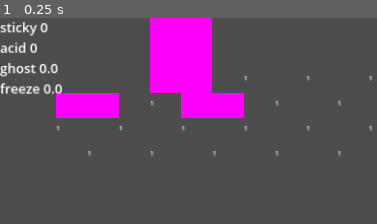
Above: before the commit, frame 1.
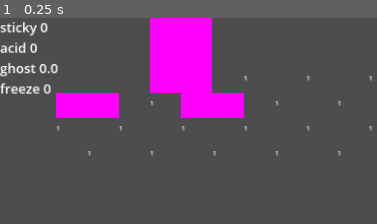
Above: after the commit, the same moment.

Repository: O-39889/brickout
Game: Godot game, scene res://scenes/level.tscn
Two runs of this game, one before a commit and one after it. Both use one fixed random seed, a clock stepped at 60 frames per second and the inputs below.
Inputs:
- Up to frame 1 (0.25 s): no input
The pictures show only the part of the screen within x 0-50%, y 0-50%; the shares and areas given below are measured in that part.

The runs differ from the first frame. In frame 1, less than 0.1% of the frame differs, in the area x 13-17%, y 32-37%.

Commit message:
Add freeze stuff?

Diff:
--- a/scenes/level.tscn
+++ b/scenes/level.tscn
@@ -200,5 +200,10 @@
 process_callback = 0
 one_shot = true
 
+[node name="FrozenTimer" type="Timer" parent="Timers"]
+process_callback = 0
+one_shot = true
+
 [connection signal="timeout" from="Timers/StickyTimer" to="." method="_on_sticky_timer_timeout"]
 [connection signal="timeout" from="Timers/AcidTimer" to="." method="_on_acid_timer_timeout"]
+[connection signal="timeout" from="Timers/FrozenTimer" to="." method="_on_frozen_timer_timeout"]
--- a/scripts/Level.gd
+++ b/scripts/Level.gd
@@ -10,6 +10,7 @@
 const STICKY_TIME: float = 15.0;
 const STICKY_TIME_MAX: float = 35.003;
 const ACID_TIME : float = 20.0;
+const FROZEN_TIME : float = 7.0;
 
 
 var mouse_captured := false;
@@ -20,6 +21,7 @@
 @onready var paddle : Paddle = find_child("Paddle");
 @onready var timer_sticky : Timer = find_child("StickyTimer");
 @onready var timer_acid : Timer = find_child("AcidTimer");
+@onready var timer_frozen : Timer = find_child('FrozenTimer');
 
 @onready var ball_packed = preload("res://scenes/Ball.tscn");
 @onready var powerup_packed = preload("res://scenes/Powerup.tscn");
@@ -215,6 +217,9 @@
 			balls_arr.erase(safe_ball);
 			for b in balls_arr:
 				murder_ball(b);
+		'paddle_freeze':
+			paddle.frozen = true;
+			start_or_extend_timer(timer_frozen, FROZEN_TIME);
 
 
 func _on_barrier_hit(b: Barrier):
@@ -245,6 +250,7 @@
 func _process(delta):
 	$GUI/VBoxContainer/DebugTimerSticky.text = 'sticky ' + String.num(timer_sticky.time_left, 2);
 	$GUI/VBoxContainer/DebugTimerAcid.text = 'acid ' + String.num(timer_acid.time_left, 2);
+	$GUI/VBoxContainer/DebugTimerFreeze.text = 'freeze ' + String.num(timer_frozen.time_left, 2);
 
 
 func _input(event):
@@ -269,7 +275,7 @@
 	if event.is_action_pressed('debug_4'):
 		add_powerup.call('triple_ball', 'good');
 	if event.is_action_pressed('debug_5'):
-		add_powerup.call('acid_ball', 'good');
+		add_powerup.call('paddle_freeze', 'bad');
 
 func _on_sticky_timer_timeout():
 	paddle.sticky = false;
@@ -278,3 +284,7 @@
 func _on_acid_timer_timeout():
 	for b in get_tree().get_nodes_in_group('balls'):
 		b.acid = false;
+
+
+func _on_frozen_timer_timeout():
+	paddle.frozen = false;
--- a/scripts/Paddle.gd
+++ b/scripts/Paddle.gd
@@ -32,6 +32,22 @@
 # whether a paddle should spawn a ball on itself or not when created
 var spawn_ball;
 var sticky : bool = false;
+var frozen : bool = false:
+	get:
+		return frozen;
+	set(value):
+		frozen = value;
+		if value:
+			ghost = false;
+			sticky = false;
+
+var ghost : bool = false:
+	get:
+		return ghost;
+	set(value):
+		ghost = value;
+		if value:
+			frozen = false;
 
 @onready var collision_shape : CollisionShape2D = find_child("CollisionShape2D");
 @onready var area_shape : CollisionShape2D = find_child("Area2DShape");
@@ -104,7 +120,7 @@
 
 func _input(event: InputEvent):
 	if Input.mouse_mode == Input.MOUSE_MODE_CAPTURED:
-		if event is InputEventMouseMotion:
+		if event is InputEventMouseMotion and not frozen:
 			position.x += event.relative.x * Globals.MOUSE_SENSITIVITY;
 			position.x = clamp(position.x, 0, get_viewport_rect().size.x - width);
 		if event is InputEventMouseButton:
